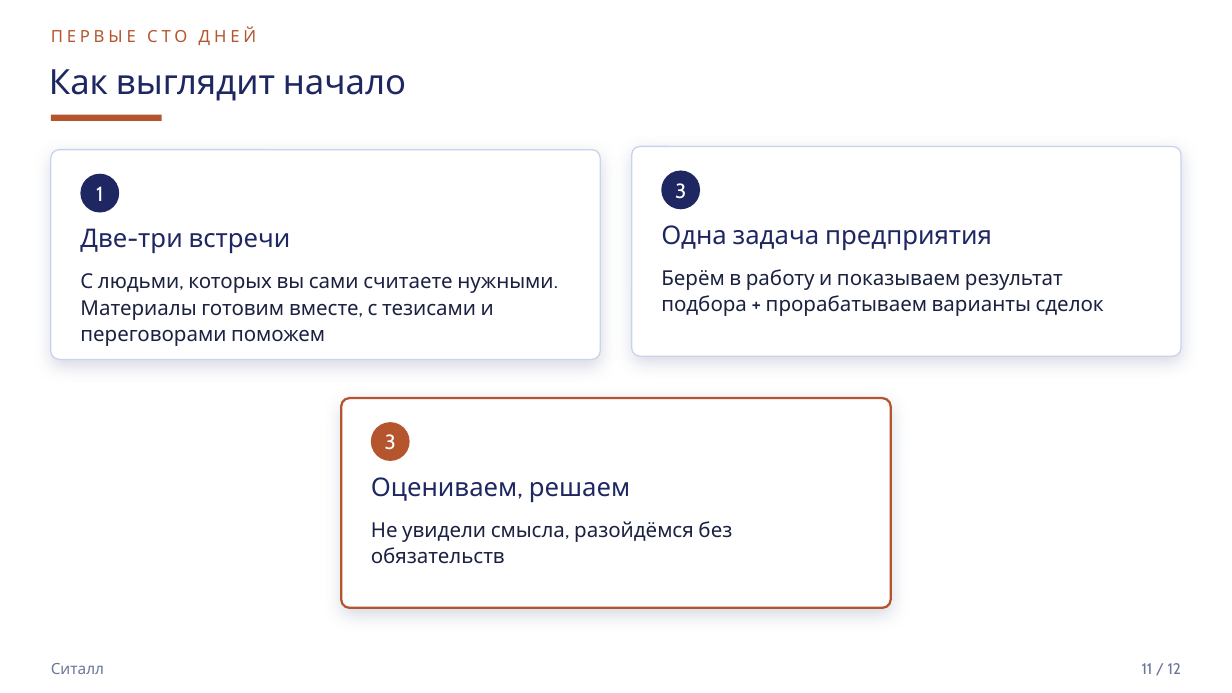
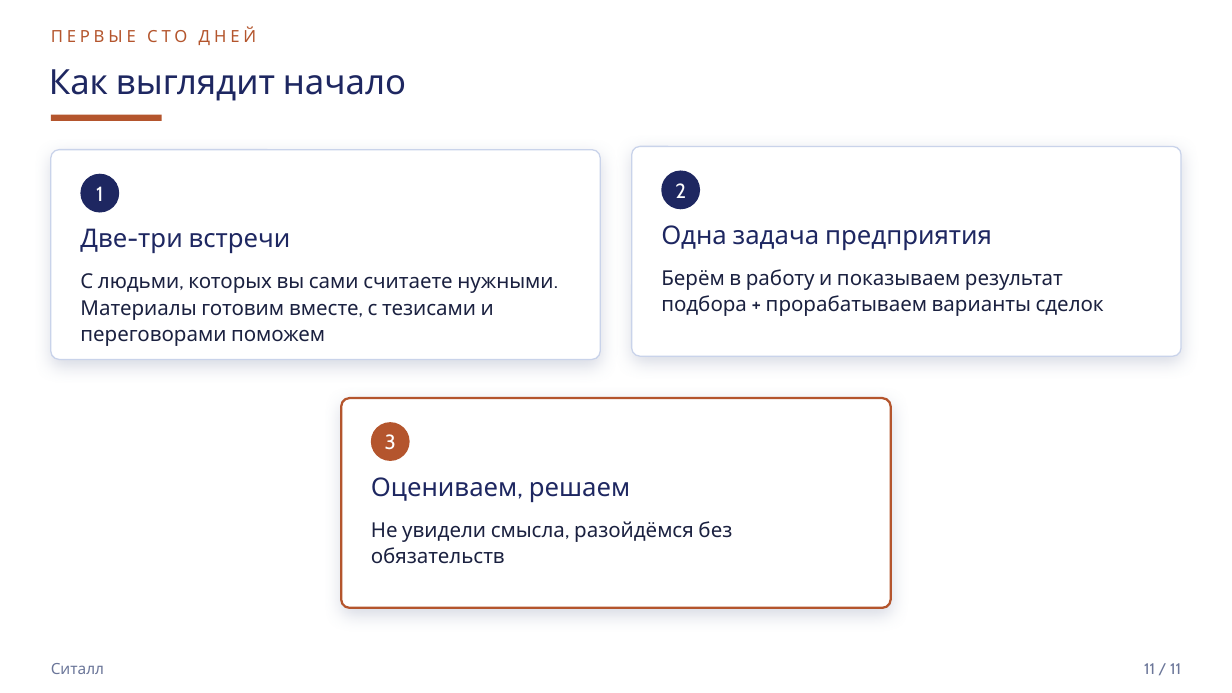
Before and after one commit to mrflxxxme/techmost-scout, a slide deck: slide 11 of marketing/partners/sitall-deck-partner.pptx. Drawn at 1232x693 pixels with LibreOffice and Linux fonts; fonts in the diff are those of the drawing. Boxes give left, top, right and bottom in pixels: in the first picture for what was removed or moved away, otherwise in the second. Text is boxed around its words. In the diff, an @@ line names an element or a change of style, - is before the commit and + after.

```diff
--- a/marketing/partners/sitall-deck-partner.pptx
+++ b/marketing/partners/sitall-deck-partner.pptx
@@ text at [675, 183, 686, 198]: text changed @@
-3
+2
@@ text at [1144, 663, 1181, 674]: text changed @@
-11 / 12
+11 / 11
```
Also in this commit, not shown: 9 other slides changed, 2 other files.
